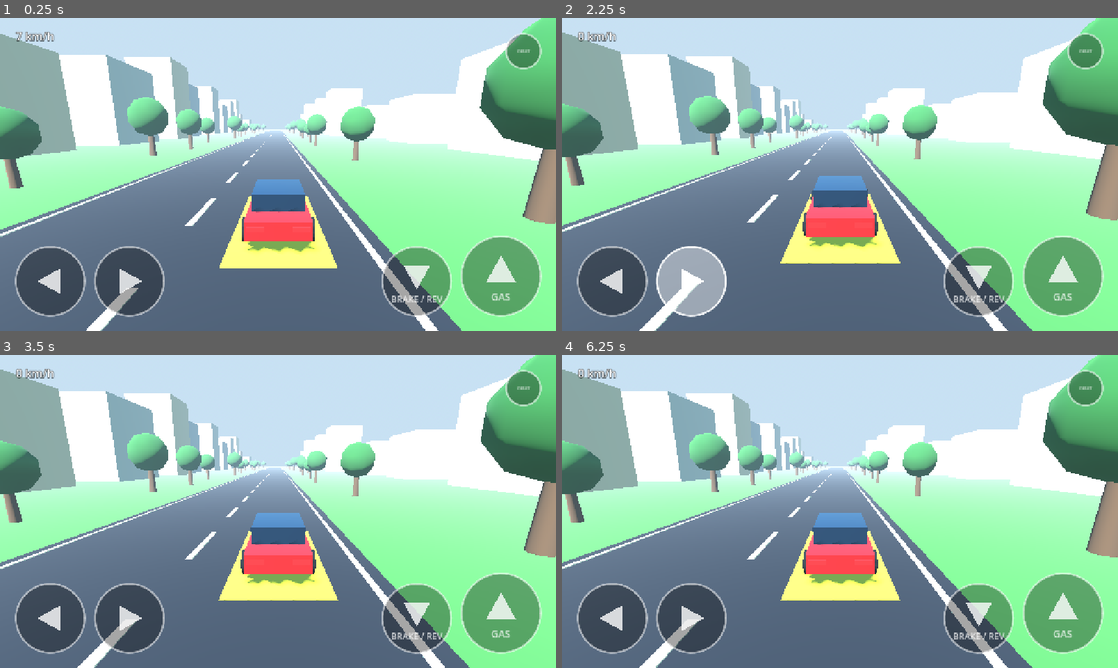
Above: before the commit, frames 1-4 (two rows, left to right).
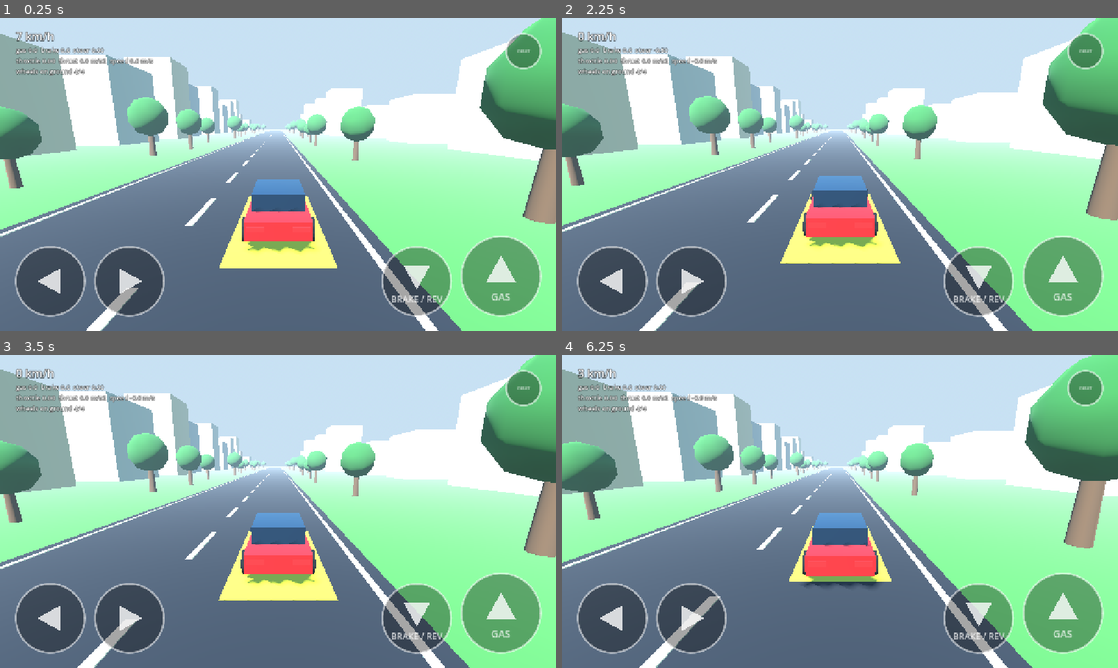
Above: after the commit, the same moments.

Repository: westlyibiese-design/EdoGta
Game: Godot game, scene res://scenes/main/main.tscn
The game is run twice, just before and just after one commit, with the same random seed, the same clock (stepped at 60 frames per second) and the same inputs.
Inputs (mouse positions are in pixels of both pictures, inside the frame that each line leads up to):
- Up to frame 1 (0.25 s): no input
- Up to frame 2 (2.25 s): move the mouse to (962, 158) at 0.52 s; hold D (steer_right) 0.53-1.25 s; click (962, 158) at 0.67 s; drag from (728, 190) to (812, 237) at 1.27 s; move the mouse to (895, 105) at 2.02 s; hold D (steer_right) from 2.03 s (still down)
- Up to frame 3 (3.5 s): release D (steer_right) at 2.75 s; drag from (250, 574) to (111, 464) at 2.77 s
- Up to frame 4 (6.25 s): move the mouse to (1006, 558) at 3.52 s; hold A (steer_left) 3.53-4.25 s; tap R (reset_vehicle) at 4.15 s; drag from (673, 464) to (756, 433) at 4.27 s; move the mouse to (867, 511) at 5.02 s; hold S (brake_reverse) 5.03-5.75 s; click (867, 511) at 5.17 s; drag from (756, 433) to (728, 527) at 5.77 s

The runs differ from the first frame. In frame 1, 0.7% of the frame differs, in the area x 2-28%, y 8-19%; in frame 2, 2.9%; in frame 3, 0.7%; in frame 4, 9.0%, in the area x 0-100%, y 0-97%.

Commit message:
Fix Phase 1B vehicle driving controls

Diff:
--- a/scenes/ui/touch_controls.tscn
+++ b/scenes/ui/touch_controls.tscn
@@ -6,6 +6,11 @@
 [sub_resource type="LabelSettings" id="Label_speed"]
 font_size = 26
 outline_size = 5
+outline_color = Color(0, 0, 0, 0.8)
+
+[sub_resource type="LabelSettings" id="Label_debug"]
+font_size = 15
+outline_size = 3
 outline_color = Color(0, 0, 0, 0.8)
 
 [node name="TouchControls" type="CanvasLayer"]
@@ -19,44 +24,44 @@
 text = "0 km/h"
 label_settings = SubResource("Label_speed")
 
-[node name="SteerLeft" type="TouchScreenButton" parent="."]
+[node name="DebugLabel" type="Label" parent="."]
+offset_left = 24.0
+offset_top = 56.0
+offset_right = 524.0
+offset_bottom = 120.0
+text = ""
+label_settings = SubResource("Label_debug")
+
+[node name="SteerLeft" type="Node2D" parent="."]
 position = Vector2(150, 570)
-shape_visible = false
-passby_press = true
 action = "steer_left"
 script = ExtResource("2_btn")
 glyph = 0
 
-[node name="SteerRight" type="TouchScreenButton" parent="."]
+[node name="SteerRight" type="Node2D" parent="."]
 position = Vector2(390, 570)
-shape_visible = false
-passby_press = true
 action = "steer_right"
 script = ExtResource("2_btn")
 glyph = 1
 
-[node name="Brake" type="TouchScreenButton" parent="."]
+[node name="Brake" type="Node2D" parent="."]
 position = Vector2(880, 570)
-shape_visible = false
-passby_press = true
 action = "brake_reverse"
 script = ExtResource("2_btn")
 glyph = 3
 caption = "BRAKE / REV"
 
-[node name="Accelerate" type="TouchScreenButton" parent="."]
+[node name="Accelerate" type="Node2D" parent="."]
 position = Vector2(1120, 560)
-shape_visible = false
-passby_press = true
 action = "accelerate"
 script = ExtResource("2_btn")
 glyph = 2
 caption = "GAS"
 
-[node name="Reset" type="TouchScreenButton" parent="."]
+[node name="Reset" type="Node2D" parent="."]
 position = Vector2(1220, 60)
-shape_visible = false
 action = "reset_vehicle"
 script = ExtResource("2_btn")
 glyph = 4
 caption = "RESET"
+slide_in = false
--- a/scripts/ui/touch_controls.gd
+++ b/scripts/ui/touch_controls.gd
@@ -1,17 +1,21 @@
 extends CanvasLayer
-## EdoGTA Phase 1B touch HUD (landscape).
+## EdoGTA touch HUD (landscape).
 ##
-## Lays out the round buttons from the visible viewport size, so it adapts to any
-## landscape aspect ratio (the project uses canvas_items stretch with "expand").
-## The buttons drive the named input actions through TouchScreenButton, so
-## keyboard and touch share one path. Also shows a small speed readout.
+## Tracks every finger itself from InputEventScreenTouch / InputEventScreenDrag
+## (real multi-touch, finger index -> button) and presses or releases the named
+## input action of the button under each finger. Keyboard and touch therefore
+## share the same actions. Lays the buttons out from the visible viewport size.
+## Also shows a speed readout and, while `show_debug` is on, a small status line.
 
 const PadButton = preload("res://scripts/ui/touch_pad_button.gd")
+const CarController = preload("res://scripts/vehicle/car_controller.gd")
 
-## The car whose speed is shown. Optional: leave empty to hide the readout.
+## The car whose speed/status is shown. Optional.
 @export var vehicle: NodePath
 ## Button radius as a fraction of the screen height.
 @export_range(0.05, 0.2, 0.005) var button_radius_ratio: float = 0.11
+## Show the diagnostic status text under the speed readout.
+@export var show_debug: bool = true
 
 @onready var _steer_left: PadButton = $SteerLeft
 @onready var _steer_right: PadButton = $SteerRight
@@ -19,15 +23,20 @@
 @onready var _brake: PadButton = $Brake
 @onready var _reset: PadButton = $Reset
 @onready var _speed_label: Label = $SpeedLabel
+@onready var _debug_label: Label = $DebugLabel
 
-var _car: VehicleBody3D = null
+var _car: CarController = null
 var _last_kmh: int = -1
+var _pads: Array = []
+var _finger_pad: Dictionary = {}
 
 
 func _ready() -> void:
+	_pads = [_steer_left, _steer_right, _accelerate, _brake, _reset]
 	if not vehicle.is_empty():
-		_car = get_node_or_null(vehicle) as VehicleBody3D
+		_car = get_node_or_null(vehicle) as CarController
 	_speed_label.visible = _car != null
+	_debug_label.visible = show_debug and _car != null
 	get_viewport().size_changed.connect(_layout)
 	_layout()
 
@@ -39,6 +48,58 @@
 	if kmh != _last_kmh:
 		_last_kmh = kmh
 		_speed_label.text = "%d km/h" % kmh
+	if show_debug:
+		_debug_label.text = _car.debug_text()
+
+
+func _input(event: InputEvent) -> void:
+	if event is InputEventScreenTouch:
+		var touch: InputEventScreenTouch = event as InputEventScreenTouch
+		if touch.pressed:
+			_finger_pad[touch.index] = _pad_at(event, false)
+		else:
+			_finger_pad.erase(touch.index)
+		_sync_actions()
+	elif event is InputEventScreenDrag:
+		var drag: InputEventScreenDrag = event as InputEventScreenDrag
+		var current: Variant = _finger_pad.get(drag.index, null)
+		if current != null and (current as PadButton).contains_event(event):
+			return
+		_finger_pad[drag.index] = _pad_at(event, true)
+		_sync_actions()
+
+
+func _notification(what: int) -> void:
+	# Never leave a button stuck down when the app loses focus or pauses.
+	if what == NOTIFICATION_APPLICATION_FOCUS_OUT or what == NOTIFICATION_APPLICATION_PAUSED or what == NOTIFICATION_WM_WINDOW_FOCUS_OUT:
+		_finger_pad.clear()
+		_sync_actions()
+
+
+func _pad_at(event: InputEvent, sliding: bool) -> PadButton:
+	for entry in _pads:
+		var pad: PadButton = entry as PadButton
+		if sliding and not pad.slide_in:
+			continue
+		if pad.contains_event(event):
+			return pad
+	return null
+
+
+func _sync_actions() -> void:
+	var held: Dictionary = {}
+	for pad_variant in _finger_pad.values():
+		if pad_variant != null:
+			held[pad_variant] = true
+	for entry in _pads:
+		var pad: PadButton = entry as PadButton
+		var should_hold: bool = held.has(pad)
+		if should_hold != pad.touch_down:
+			pad.touch_down = should_hold
+			if should_hold:
+				Input.action_press(pad.action)
+			else:
+				Input.action_release(pad.action)
 
 
 func _layout() -> void:
@@ -66,3 +127,4 @@
 	_reset.position = Vector2(view.x - margin - reset_r, margin + reset_r)
 
 	_speed_label.position = Vector2(margin, margin * 0.6)
+	_debug_label.position = Vector2(margin, margin * 0.6 + 40.0)
--- a/scripts/ui/touch_pad_button.gd
+++ b/scripts/ui/touch_pad_button.gd
@@ -1,10 +1,8 @@
-extends TouchScreenButton
-## One round on-screen button for the Phase 1B touch HUD.
+extends Node2D
+## One round on-screen button for the touch HUD.
 ##
-## A TouchScreenButton with its `action` set presses/releases that named input
-## action for as long as a finger is on it, with real multi-touch, so steering and
-## pedals can be held at the same time. The circle is the hit area; this script
-## only draws it (no textures needed) and keeps the hit shape in sync with the radius.
+## This node only draws itself and answers "is this touch inside me?".
+## touch_controls.gd tracks the fingers and presses/releases `action`.
 
 enum Glyph { LEFT, RIGHT, ACCELERATE, BRAKE, RESET }
 
@@ -12,30 +10,37 @@
 @export var glyph: Glyph = Glyph.LEFT
 ## Small text under the arrow (for RESET it is drawn in the centre).
 @export var caption: String = ""
+## The named input action this button presses while a finger is on it.
+@export var action: String = ""
+## If true, a finger that slides in from another button presses this one too.
+@export var slide_in: bool = true
 
 var radius: float = 70.0
+## Set by touch_controls.gd: true while a finger holds this button.
+var touch_down: bool = false
 
 var _lit: bool = false
 
 
-func _ready() -> void:
-	shape_visible = false
-	set_radius(radius)
-
-
 func set_radius(value: float) -> void:
 	radius = value
-	var circle: CircleShape2D = shape as CircleShape2D
-	if circle == null:
-		circle = CircleShape2D.new()
-		shape = circle
-	circle.radius = radius
 	queue_redraw()
 
 
+## True if a touch/drag event is inside the circle (small extra margin for thumbs).
+func contains_event(event: InputEvent) -> bool:
+	var local_event: InputEvent = make_input_local(event)
+	var point: Vector2 = Vector2.INF
+	if local_event is InputEventScreenTouch:
+		point = (local_event as InputEventScreenTouch).position
+	elif local_event is InputEventScreenDrag:
+		point = (local_event as InputEventScreenDrag).position
+	return point.length() <= radius * 1.05
+
+
 func _process(_delta: float) -> void:
-	# Also lights up when the matching keyboard key is held.
-	var lit: bool = is_pressed() or Input.is_action_pressed(action)
+	# Lights up for touch and for the matching keyboard key.
+	var lit: bool = action != "" and Input.is_action_pressed(action)
 	if lit != _lit:
 		_lit = lit
 		queue_redraw()
--- a/scripts/vehicle/car_controller.gd
+++ b/scripts/vehicle/car_controller.gd
@@ -1,9 +1,12 @@
 extends VehicleBody3D
 ## EdoGTA Phase 1B driving controller (Godot 4.4, attached to PlaceholderCar).
 ##
-## Reads the named input actions below and drives the VehicleBody3D's
-## engine_force / brake / steering. The wheels are VehicleWheel3D children,
-## so the visual wheels steer, roll and ride the suspension by themselves.
+## Reads the named input actions below. Steering uses VehicleBody3D.steering
+## (the VehicleWheel3D children give grip, suspension and visual wheel motion).
+## Forward thrust and braking are applied as real forces in m/s^2 with
+## apply_central_force (engine_force and brake are kept at 0): their units are
+## easy to get wrong, and the first Phase 1B build barely moved because of it.
+## Thrust only applies while at least one wheel touches the ground.
 ##
 ## Input actions (defined in project.godot; touch buttons feed the same actions):
 ##   accelerate    W / Up      -> forward throttle
@@ -24,15 +27,15 @@
 signal reset_performed
 
 @export_group("Drive")
-## engine_force per driven (rear) wheel. Godot docs suggest 25-50 for a 1000 kg car.
-@export_range(0.0, 200.0, 0.5) var acceleration_force: float = 45.0
-## Reverse engine force as a fraction of acceleration_force.
-@export_range(0.1, 1.0, 0.05) var reverse_force_scale: float = 0.7
+## Full-throttle acceleration in m/s^2 (4 is roughly 0-80 km/h in 6-7 seconds).
+@export_range(0.5, 15.0, 0.1) var acceleration: float = 4.0
+## Reverse acceleration as a fraction of `acceleration`.
+@export_range(0.1, 1.0, 0.05) var reverse_acceleration_scale: float = 0.6
 ## Forward speed limit in metres per second (22 m/s is about 79 km/h).
 @export_range(1.0, 80.0, 0.5) var max_forward_speed: float = 22.0
 ## Reverse speed limit in metres per second.
 @export_range(1.0, 30.0, 0.5) var max_reverse_speed: float = 7.0
-## Engine force fades out over this fraction of the speed limit, so top speed is approached smoothly.
+## Thrust fades out over this fraction of the speed limit, so top speed is approached smoothly.
 @export_range(0.05, 0.6, 0.01) var top_speed_taper: float = 0.15
 ## How quickly throttle builds (units per second, 1.0 = full throttle).
 @export var throttle_rise_rate: float = 3.0
@@ -40,12 +43,12 @@
 @export var throttle_fall_rate: float = 6.0
 
 @export_group("Braking and resistance")
-## brake value for full braking. Godot docs suggest 25-30 for hard braking on a 1000 kg car.
-@export_range(0.0, 60.0, 0.5) var brake_strength: float = 22.0
-## Light braking applied when no pedal is held: rolling resistance and engine braking.
-@export_range(0.0, 20.0, 0.1) var coast_brake: float = 5.0
-## How fast the brake value ramps (brake units per second).
-@export var brake_response: float = 150.0
+## Full-brake deceleration in m/s^2.
+@export_range(0.0, 30.0, 0.5) var brake_deceleration: float = 9.0
+## Light deceleration with no pedal held (rolling resistance and engine braking), in m/s^2.
+@export_range(0.0, 10.0, 0.1) var coast_deceleration: float = 1.0
+## How fast braking ramps up or down (m/s^2 per second).
+@export var brake_response: float = 60.0
 ## Below this forward speed (m/s) the brake pedal selects reverse instead of braking.
 @export_range(0.1, 5.0, 0.1) var reverse_engage_speed: float = 1.0
 
@@ -75,8 +78,13 @@
 var forward_speed: float = 0.0
 
 var _throttle: float = 0.0
-var _brake_value: float = 0.0
+var _decel: float = 0.0
 var _spawn_transform: Transform3D = Transform3D.IDENTITY
+var _wheels: Array = []
+var _last_accel_in: float = 0.0
+var _last_brake_in: float = 0.0
+var _last_thrust: float = 0.0
+var _wheels_grounded: int = 0
 
 
 func _ready() -> void:
@@ -88,8 +96,12 @@
 	var start: Transform3D = _spawn_transform
 	start.origin.y += spawn_lift
 	global_transform = start
-	_brake_value = coast_brake
-	brake = coast_brake
+	_decel = coast_deceleration
+	engine_force = 0.0
+	brake = 0.0
+	for child in get_children():
+		if child is VehicleWheel3D:
+			_wheels.append(child)
 
 
 func _physics_process(delta: float) -> void:
@@ -110,10 +122,10 @@
 	PhysicsServer3D.body_set_state(body, PhysicsServer3D.BODY_STATE_LINEAR_VELOCITY, Vector3.ZERO)
 	PhysicsServer3D.body_set_state(body, PhysicsServer3D.BODY_STATE_ANGULAR_VELOCITY, Vector3.ZERO)
 	_throttle = 0.0
-	_brake_value = coast_brake
+	_decel = coast_deceleration
 	forward_speed = 0.0
 	engine_force = 0.0
-	brake = coast_brake
+	brake = 0.0
 	steering = 0.0
 	reset_performed.emit()
 
@@ -121,28 +133,30 @@
 func _update_drive(delta: float) -> void:
 	var accel_in: float = Input.get_action_strength("accelerate")
 	var brake_in: float = Input.get_action_strength("brake_reverse")
+	_last_accel_in = accel_in
+	_last_brake_in = brake_in
 
 	var target_throttle: float = 0.0
-	var target_brake: float = coast_brake
+	var target_decel: float = coast_deceleration
 	var braking: bool = false
 
 	if accel_in > 0.0 and brake_in > 0.0:
-		target_brake = brake_strength
+		target_decel = brake_deceleration
 		braking = true
 	elif accel_in > 0.0:
 		if forward_speed < -reverse_engage_speed:
-			target_brake = brake_strength * accel_in
+			target_decel = brake_deceleration * accel_in
 			braking = true
 		else:
 			target_throttle = accel_in
-			target_brake = 0.0
+			target_decel = 0.0
 	elif brake_in > 0.0:
 		if forward_speed > reverse_engage_speed:
-			target_brake = brake_strength * brake_in
+			target_decel = brake_deceleration * brake_in
 			braking = true
 		else:
 			target_throttle = -brake_in
-			target_brake = 0.0
+			target_decel = 0.0
 
 	if braking:
 		_throttle = 0.0
@@ -152,17 +166,30 @@
 			rate = throttle_rise_rate
 		_throttle = move_toward(_throttle, target_throttle, rate * delta)
 
-	var engine: float = 0.0
+	var thrust: float = 0.0
 	if _throttle > 0.0:
 		var taper_fwd: float = clampf((max_forward_speed - forward_speed) / (max_forward_speed * top_speed_taper), 0.0, 1.0)
-		engine = _throttle * acceleration_force * taper_fwd
+		thrust = _throttle * acceleration * taper_fwd
 	elif _throttle < 0.0:
 		var taper_rev: float = clampf((max_reverse_speed + forward_speed) / (max_reverse_speed * top_speed_taper), 0.0, 1.0)
-		engine = _throttle * acceleration_force * reverse_force_scale * taper_rev
-	engine_force = engine
-
-	_brake_value = move_toward(_brake_value, target_brake, brake_response * delta)
-	brake = _brake_value
+		thrust = _throttle * acceleration * reverse_acceleration_scale * taper_rev
+
+	_decel = move_toward(_decel, target_decel, brake_response * delta)
+
+	_wheels_grounded = 0
+	for wheel in _wheels:
+		if (wheel as VehicleWheel3D).is_in_contact():
+			_wheels_grounded += 1
+
+	_last_thrust = 0.0
+	if _wheels_grounded > 0:
+		var force: float = thrust * mass
+		if _decel > 0.0 and absf(forward_speed) > 0.001:
+			# Never decelerate by more than what stops the car within this physics step.
+			var decel_now: float = minf(_decel, absf(forward_speed) / delta)
+			force -= signf(forward_speed) * decel_now * mass
+		apply_central_force(-global_transform.basis.z * force)
+		_last_thrust = thrust
 
 
 func _update_steering(delta: float) -> void:
@@ -181,3 +208,9 @@
 	if absf(target) < absf(steering):
 		rate = steer_return_speed
 	steering = move_toward(steering, target, rate * delta)
+
+
+## One-line-per-field status text for the on-screen diagnostic readout.
+func debug_text() -> String:
+	return "gas %.1f  brake %.1f  steer %.2f\nthrottle %.2f  thrust %.1f m/s2  speed %.1f m/s\nwheels on ground %d/4" % [
+		_last_accel_in, _last_brake_in, steering, _throttle, _last_thrust, forward_speed, _wheels_grounded]
Not shown: 1 places in scenes/ui/touch_controls.tscn that only renumber resources
Not shown, changed: README.md
